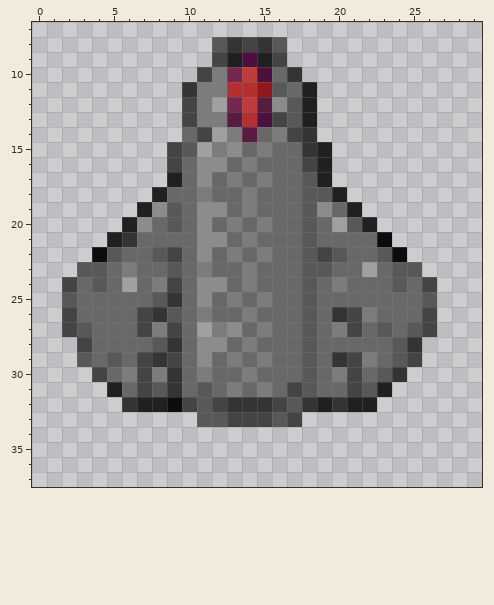
File history of a pixel-art sprite, Resources/Vessels/Basebits/KitsuneBase.png. Above, as it was before the edit.
The file is 32x40 pixels. Shown: x 0..29, y 7..37.
After:
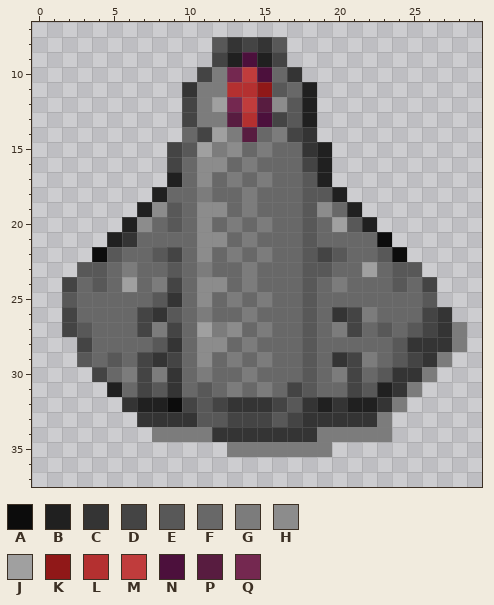
Palette (. is transparent): A #0c0c0c  B #202020  C #343434  D #444444  E #585858  F #686868  G #7c7c7c  H #8c8c8c  J #a0a0a0  K #901818  L #b43030  M #c03c3c  N #4c103c  P #581c40  Q #742850
The author wrote: New urban blocks from Sanya Skill Pro, added shadow under Kitsune-106
Change:
There is now colour C in rows 26 to 27 at x 27; in row 28 at x 26 to 27; in row 29 at x 26; in row 30 at x 25; in row 31 at x 24; in row 32 at x 23.
There is now colour C in row 33 at x 7 to 10 and 18 to 22; in row 34 at x 12 to 18.
There is now colour G in rows 27 to 28 at x 28; in row 29 at x 27; in row 30 at x 26; in row 31 at x 25; in row 32 at x 24; in row 33 at x 23.
There is now colour G in row 34 at x 8 to 11 and 19 to 23; in row 35 at x 13 to 19.
Where, in picture pixels (left, top, right, bottom), the same in both pictures:
added: (137, 307, 467, 457)
